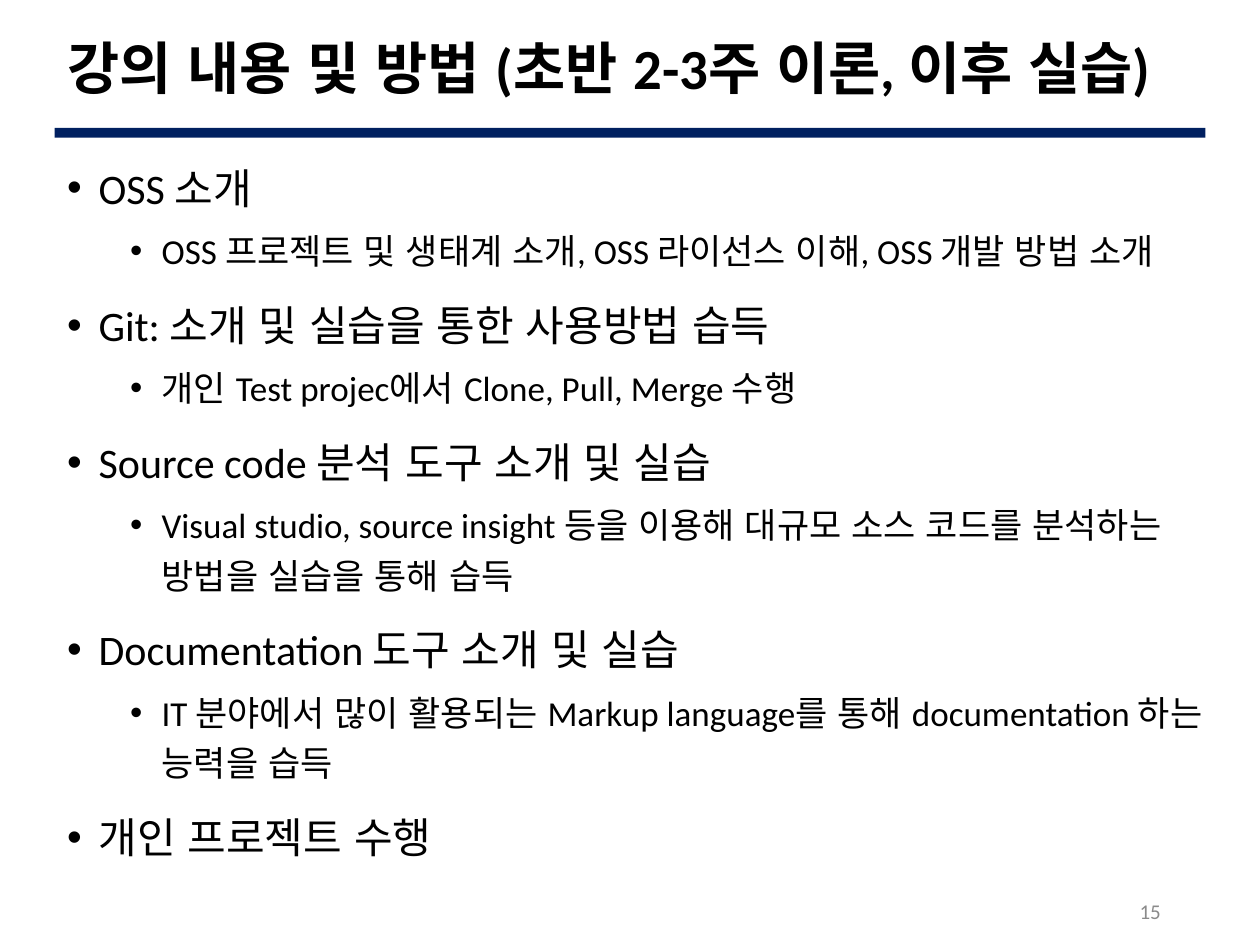
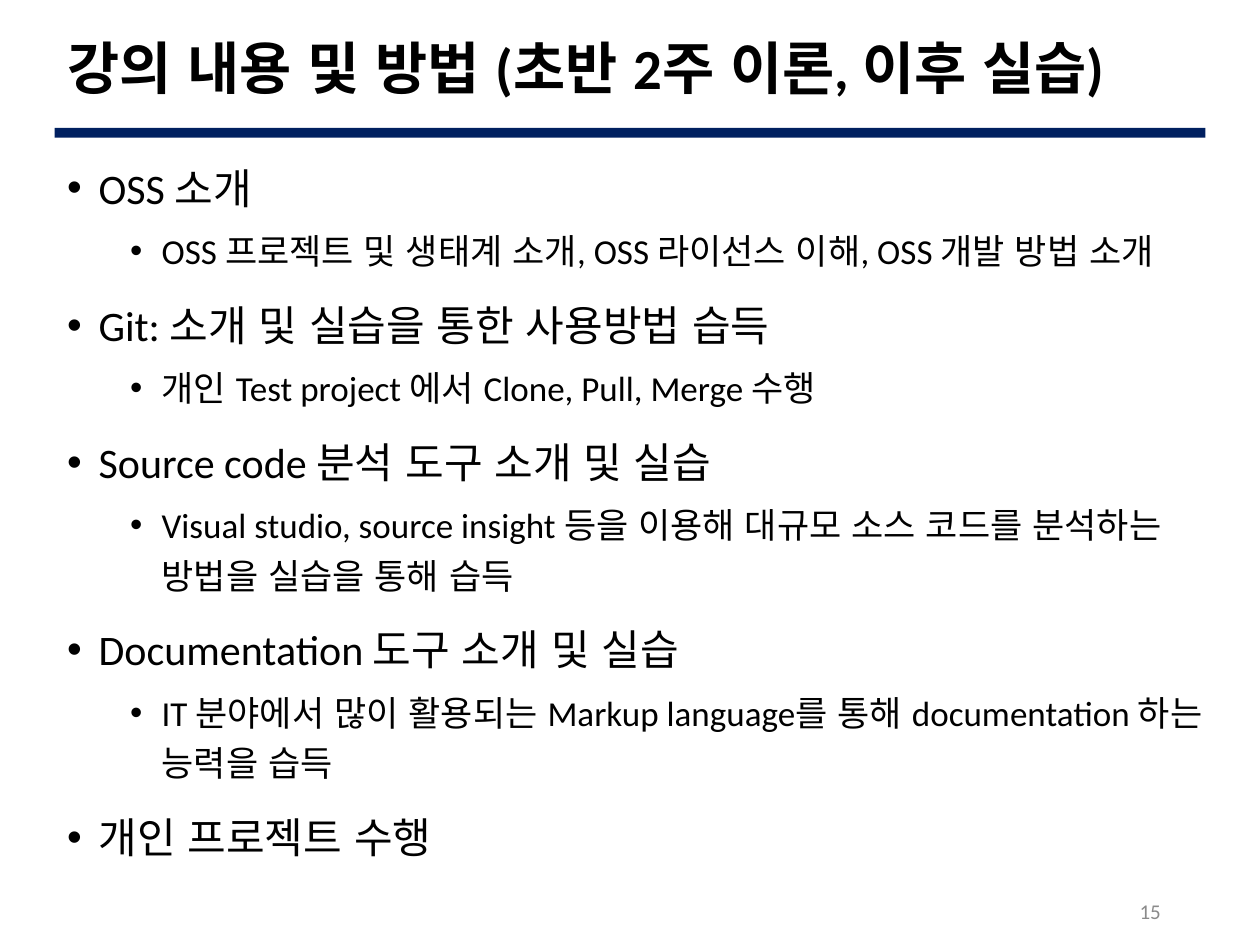
Before and after one commit to JBNU-JEduTools/osscourse, a slide deck: slide 15 of Slides 2020/0. Introduction OSS.pptx. Drawn at 1260x945 pixels with LibreOffice and Linux fonts; fonts in the diff are those of the drawing; background and template pictures are left out. Boxes give left, top, right and bottom in pixels: in the first picture for what was removed or moved away, otherwise in the second. Text is boxed around its words. In the diff, an @@ line names an element or a change of style, - is before the commit and + after.

```diff
--- a/Slides 2020/0. Introduction OSS.pptx
+++ b/Slides 2020/0. Introduction OSS.pptx
@@ title at [67, 41, 1104, 98]: text changed @@
-강의 내용 및 방법 (초반 2-3주 이론, 이후 실습)
+강의 내용 및 방법 (초반 2주 이론, 이후 실습)
@@ text at [162, 372, 816, 407]: text changed @@
-  • 개인 Test projec에서 Clone, Pull, Merge 수행
+  • 개인 Test project 에서 Clone, Pull, Merge 수행
```
Also in this commit, not shown: 3 other slides changed, 2 slides added, 1 slide removed, 20 other files.
